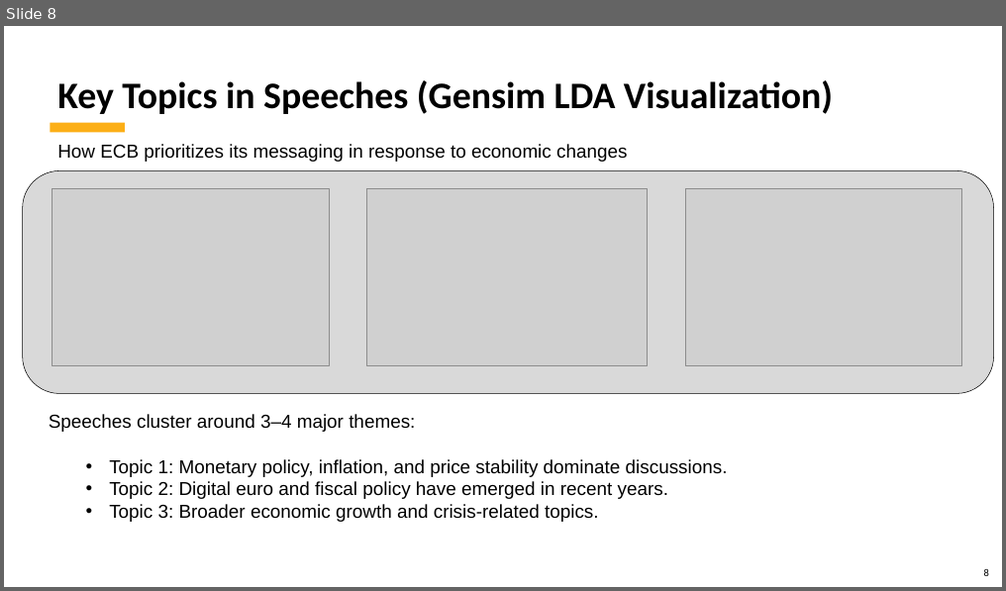
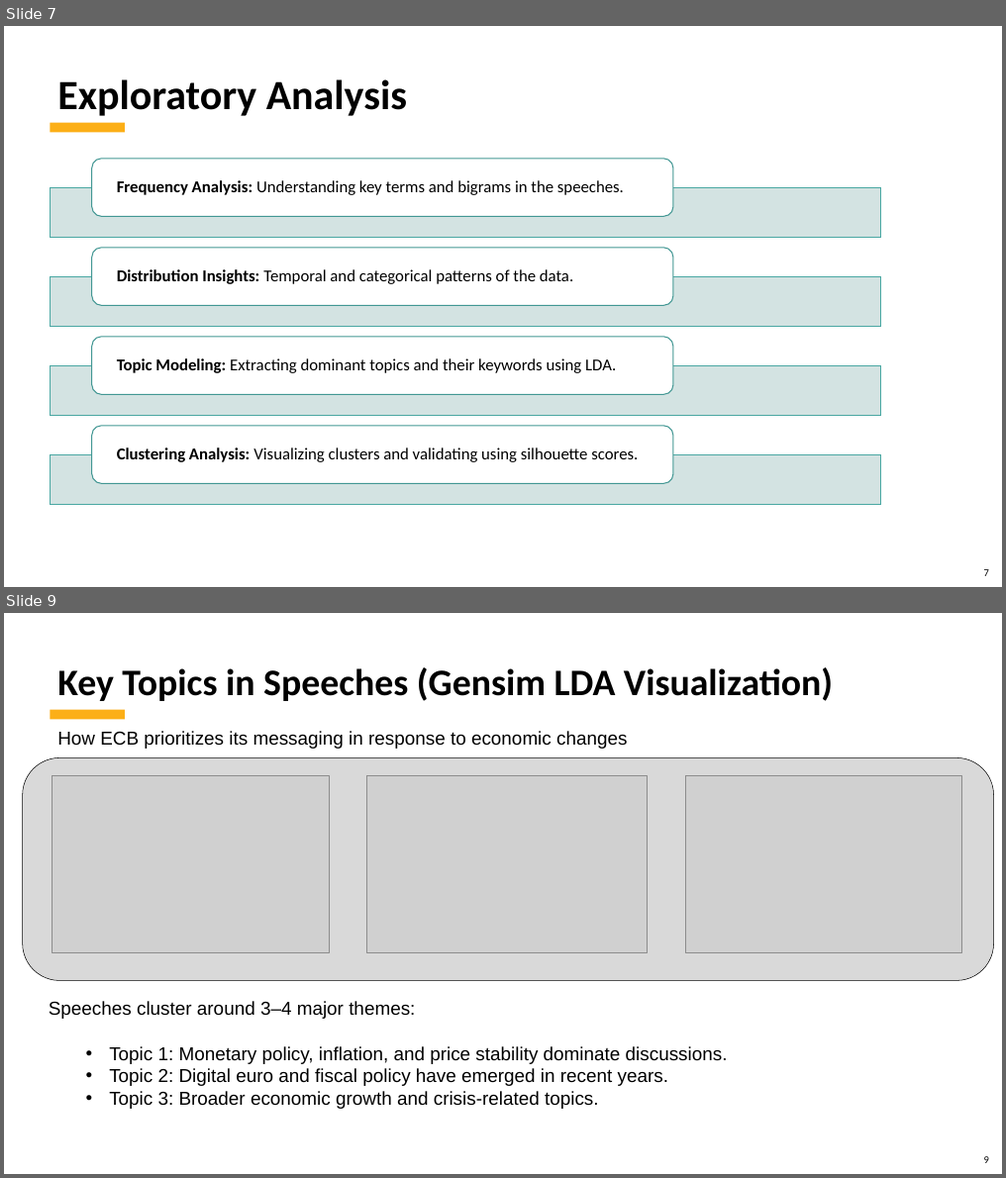
Before and after one commit to kubernetes-world/3666-ANLP-Predicting-ECB-Monetary-Policy, a slide deck: 3666 ANLP - Predicting ECB Monetary Policy.Final Project.pptx. Shown one above the other, each under a label of ours: slide 8 before the commit, slides 7 and 9 after it; the slides between them are not shown. The pictures are 1006x591 and 1006x1178 pixels, drawn with LibreOffice and Linux fonts; fonts in the diff are those of the drawing; grey boxes stand for pictures; background and template pictures are left out. Boxes give left, top, right and bottom in pixels: in the first picture for what was removed or moved away, otherwise in the second. Text is boxed around its words. In the diff, an @@ line names an element or a change of style, - is before the commit and + after.

```diff
--- a/3666 ANLP - Predicting ECB Monetary Policy.Final Project.pptx
+++ b/3666 ANLP - Predicting ECB Monetary Policy.Final Project.pptx
@@ slide 7 added at [4, 26, 1002, 587], background picture (left out); not listed: 2 template elements that a slide beside it also shows @@
@@ title added at [57, 79, 407, 116], 40 pt, text #000000, bold @@
+Exploratory Analysis
@@ group added at [51, 159, 881, 504]: 4 rectangles, 4 rounded rectangles, 4 texts @@
+Frequency Analysis: Understanding key terms and bigrams in the speeches.
+Distribution Insights: Temporal and categorical patterns of the data.
+Topic Modeling: Extracting dominant topics and their keywords using LDA.
+Clustering Analysis: Visualizing clusters and validating using silhouette scores.
@@ what was slide 8 is now slide 9 @@
@@ page number at [984, 1157, 989, 1163]: text changed @@
-8
+9
```
Also in this commit, not shown: 7 slides changed, 5 other slides added, 3 slides removed.
